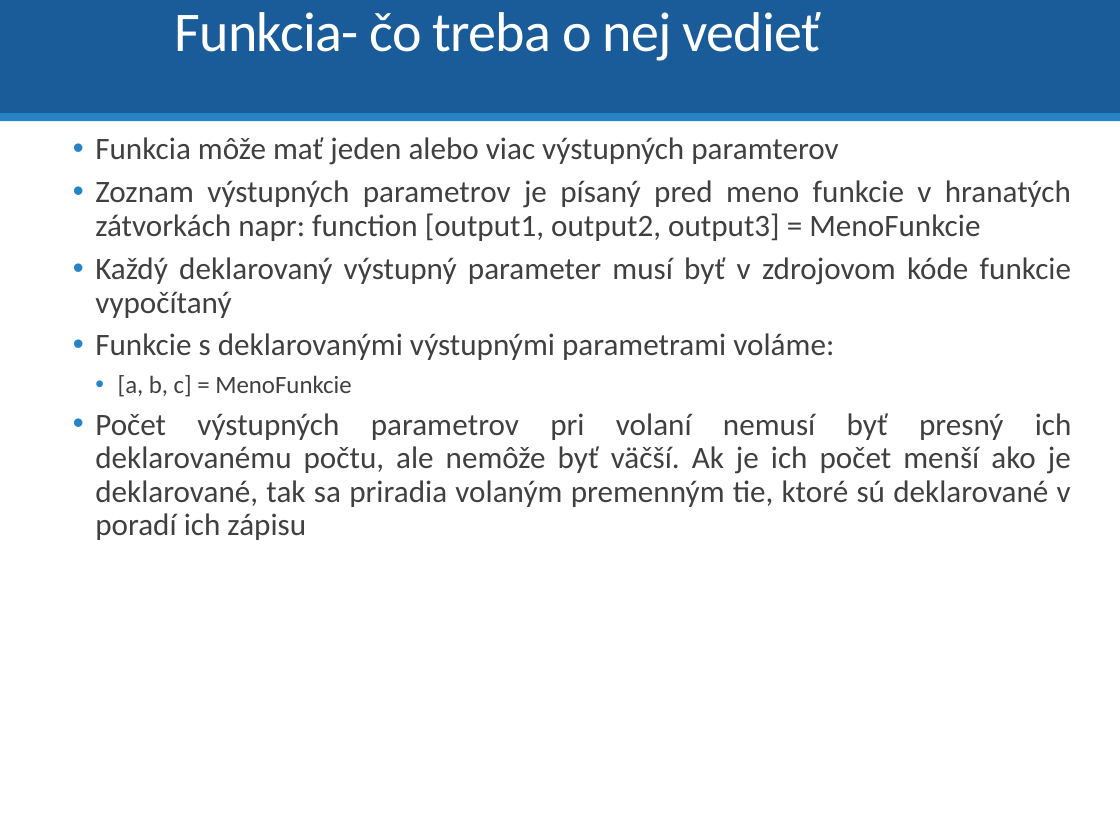
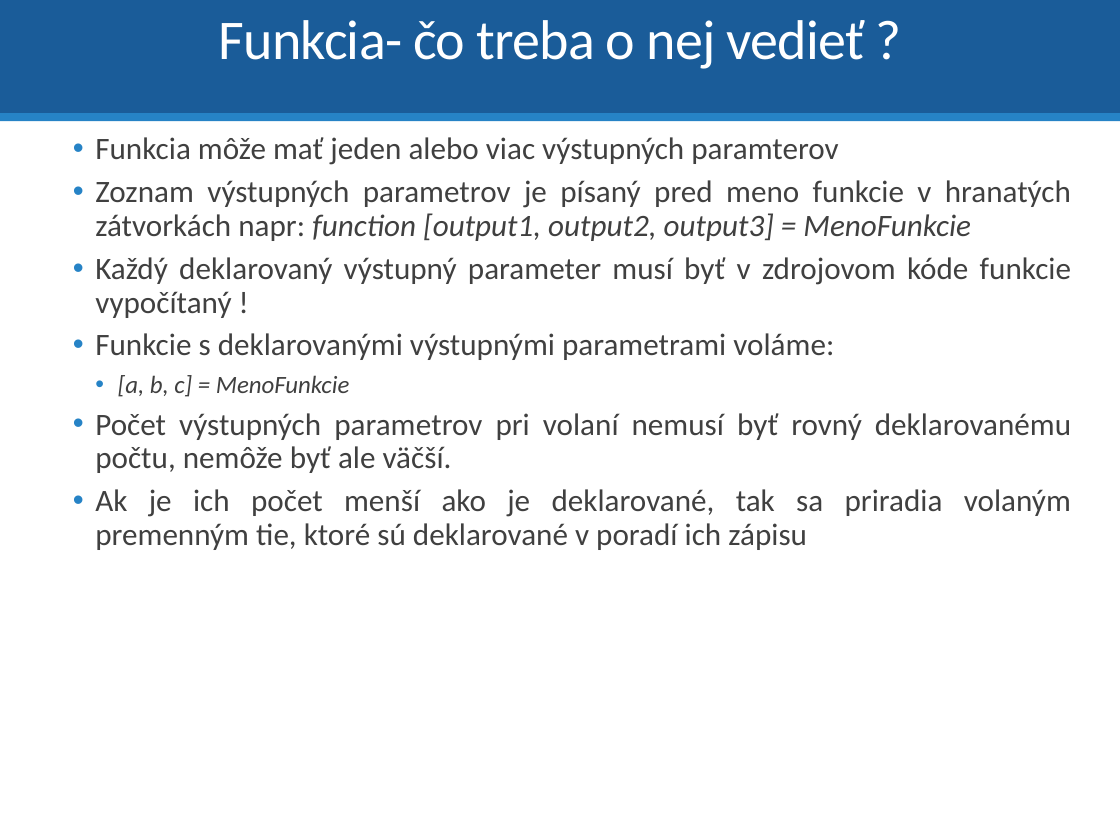
Before and after one commit to dodekm/TeamProjektKybernetika, a slide deck: slide 22 of Nove prednasky/P0_Opakovanie_Matlab_Simulink.pptx (slide 19 before the commit). Drawn at 1120x840 pixels with LibreOffice and Linux fonts; fonts in the diff are those of the drawing. Boxes give left, top, right and bottom in pixels: in the first picture for what was removed or moved away, otherwise in the second. Text is boxed around its words. In the diff, an @@ line names an element or a change of style, - is before the commit and + after.

```diff
--- a/Nove prednasky/P0_Opakovanie_Matlab_Simulink.pptx
+++ b/Nove prednasky/P0_Opakovanie_Matlab_Simulink.pptx
@@ title at <box>219,20,865,69</box>: text changed @@
-Funkcia- čo treba o nej vedieť
+Funkcia- čo treba o nej vedieť ?
@@ text at <box>95,180,1071,397</box>: italic on in "function [output1, output2, output3] = MenoFunkcie", "[a, b, c] = MenoFunkcie" @@
@@ text at <box>95,257,1071,318</box>: text changed @@
-  • Každý deklarovaný výstupný parameter musí byť v zdrojovom kóde funkcie vypočítaný
+  • Každý deklarovaný výstupný parameter musí byť v zdrojovom kóde funkcie vypočítaný !
@@ text at <box>95,413,1071,550</box>: text changed @@
-  • Počet výstupných parametrov pri volaní nemusí byť presný ich deklarovanému počtu, ale nemôže byť väčší. Ak je ich počet menší ako je deklarované, tak sa priradia volaným premenným tie, ktoré sú deklarované v poradí ich zápisu
+  • Počet výstupných parametrov pri volaní nemusí byť rovný deklarovanému počtu, nemôže byť ale väčší.
+  • Ak je ich počet menší ako je deklarované, tak sa priradia volaným premenným tie, ktoré sú deklarované v poradí ich zápisu
```
Also in this commit, not shown: 28 other slides changed, 8 slides added, 4 slides removed, 1 other file.
